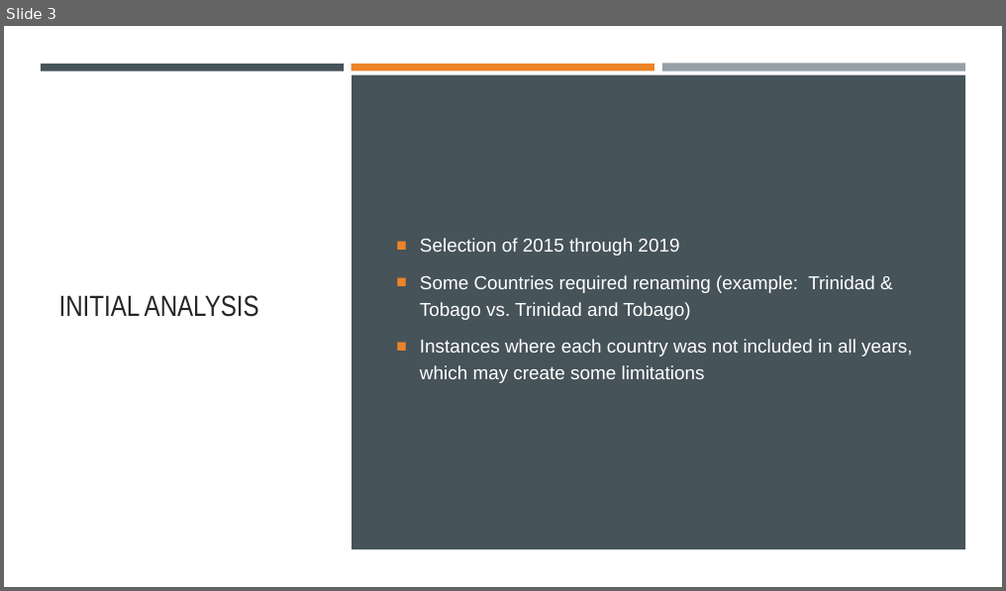
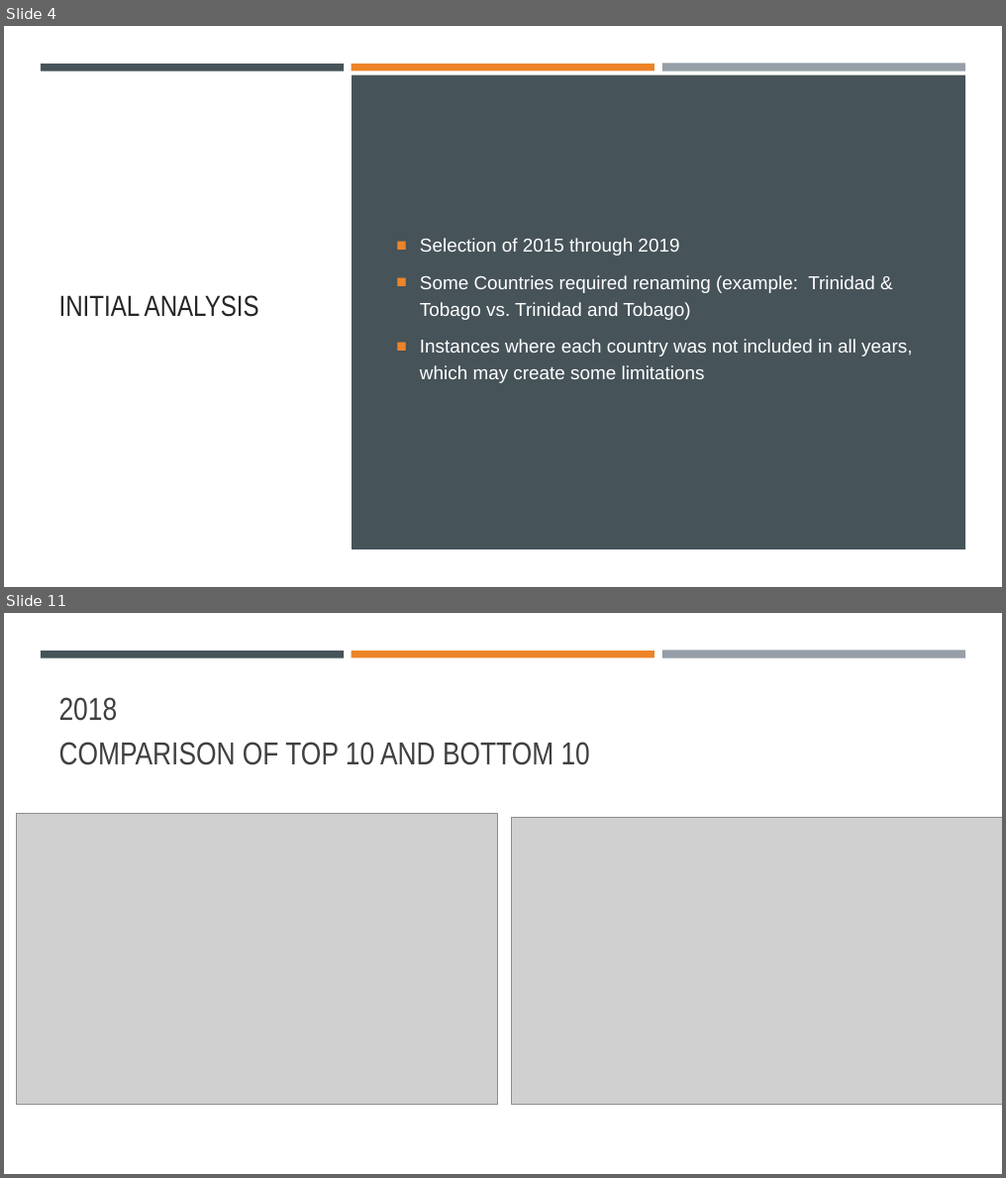
Before and after one commit to Bmyers5817/Project-1, a slide deck: World Happiness.pptx. Shown one above the other, each under a label of ours: slide 3 before the commit, slides 4 and 11 after it; the slides between them are not shown. The pictures are 1006x591 and 1006x1178 pixels, drawn with LibreOffice and Linux fonts; fonts in the diff are those of the drawing; grey boxes stand for pictures. Boxes give left, top, right and bottom in pixels: in the first picture for what was removed or moved away, otherwise in the second. Text is boxed around its words. In the diff, an @@ line names an element or a change of style, - is before the commit and + after.

```diff
--- a/World Happiness.pptx
+++ b/World Happiness.pptx
@@ slide 11 added at [4, 613, 1002, 1174], background #FFFFFF @@
@@ rectangle added at [4, 613, 1002, 1174], fill #FFFFFF @@
@@ rectangle added at [41, 651, 344, 658], fill #465359 @@
@@ rectangle added at [351, 651, 654, 658], fill #ED8428 @@
@@ rectangle added at [662, 651, 965, 659], fill #969FA7 @@
@@ text added at [59, 697, 590, 765], 30.6 pt, text #404040 @@
+2018
+COMPARISON OF TOP 10 AND BOTTOM 10
@@ picture added at [16, 813, 498, 1104] @@
@@ picture added at [512, 817, 1002, 1104] @@
@@ what was slide 3 is now slide 4 @@
```
Also in this commit, not shown: 6 slides changed, 6 other slides added, 2 slides removed.
